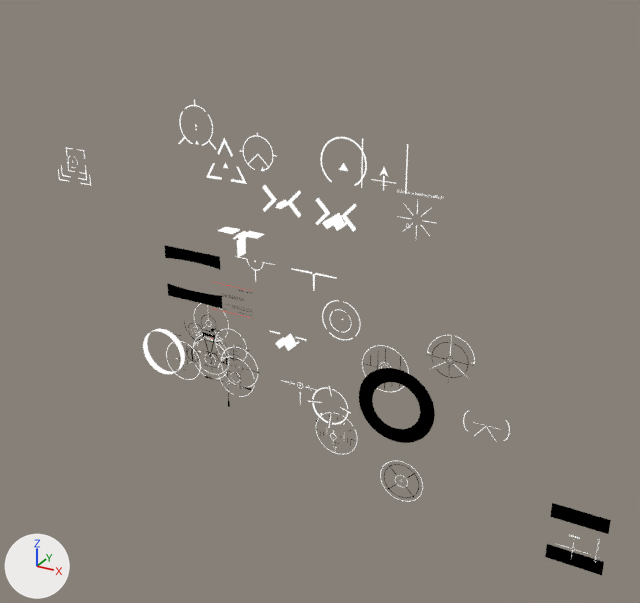
Two versions of the Blender file [workfiles]/_reticle.blend, one commit apart.
Before and after are seen from a 50 mm camera at (59.1, -100.0, 55.4) aimed at (5.7, -2.9, 6.8). Arrows for +X, +Y and +Z are at lower left; the lights stay in place. Text is drawn in Blender's own font.

The older version as bpy lines, for what is in view:
```python
ob_border = bpy.data.objects.new('Border', me_circle)
ob_border.location = (17.3, 0.0, -6.4)
ob_elcan = bpy.data.objects.new('elcan', me_circle_012)
ob_elcan.location = (24.5, 0.0, 2.2)
ob_fal = bpy.data.objects.new('fal', me_circle_007)
ob_fal.location = (-13.9, 0.0, -7.3)
ob_fal.rotation_euler = (1.571, 0.0, 0.0)  # degrees (90, 0, 0)
ob_holo = bpy.data.objects.new('holo', me_circle_001)
ob_holo.location = (-14.0, -1.2, 28.6)
ob_plane_004 = bpy.data.objects.new('Plane.004', me_plane_007)
ob_plane_004.location = (-15.8, 0.0, 6.1)
ob_ragnok = bpy.data.objects.new('ragnok', me_circle_004)
ob_ragnok.location = (-38.3, 0.0, 20.3)
ob_reddit = bpy.data.objects.new('reddit', me_circle_006)
ob_reddit.location = (8.0, 0.0, 3.7)
ob_schmidt = bpy.data.objects.new('Schmidt', me_plane_001)
ob_schmidt.location = (-9.3, 0.0, -9.1)
ob_thermal = bpy.data.objects.new('thermal', me_plane)
ob_thermal.location = (43.2, 0.0, -20.3)
```
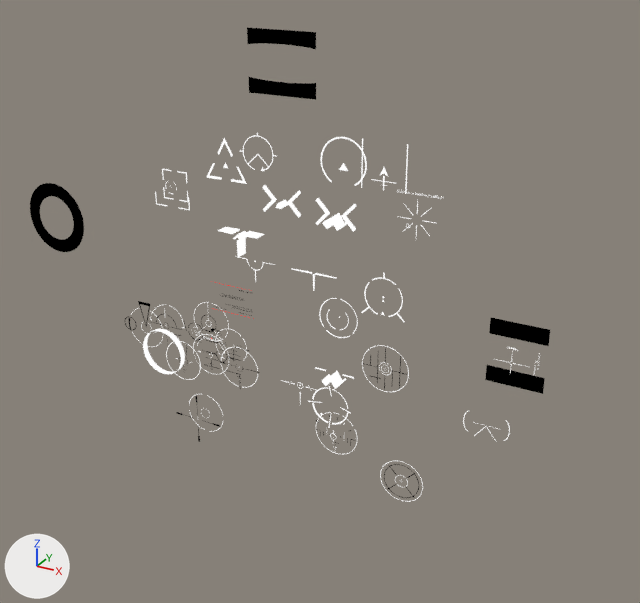
Location of each change, [x1, y1, x2, y2] in pixels of the pictures (640 x 603 px):
'Border', moved
    before: [359, 368, 435, 443]
    after: [30, 183, 84, 252]
'thermal', moved
    before: [545, 503, 611, 575]
    after: [485, 318, 550, 394]
'Plane.004', moved
    before: [164, 245, 222, 308]
    after: [247, 28, 316, 100]
'uwu.001', moved
    before: [270, 330, 306, 351]
    after: [315, 367, 354, 389]
'holo', moved
    before: [178, 99, 216, 150]
    after: [361, 272, 405, 322]
'fal', moved
    before: [187, 332, 228, 379]
    after: [125, 301, 163, 347]
'ragnok', moved
    before: [58, 147, 91, 186]
    after: [155, 169, 190, 210]
'reddit', moved
    before: [322, 300, 361, 340]
    after: [319, 298, 358, 338]
'Schmidt', moved
    before: [205, 357, 254, 407]
    after: [177, 394, 223, 442]
'elcan', moved
    before: [427, 335, 475, 383]
    after: [149, 305, 184, 342]

What the commit changed:
Object 'Border' (ob_border) moves from (17.3, 0.0, -6.4) to (-42.1, 0.0, 11.0).
Object 'holo' (ob_holo) moves from (-14.0, -1.2, 28.6) to (14.3, 0.0, 8.5).
Object 'reddit' (ob_reddit) moves from (8.0, 0.0, 3.7) to (7.6, 0.0, 4.0).
Object 'ragnok' (ob_ragnok) moves from (-38.3, 0.0, 20.3) to (-19.6, 0.0, 19.0).
Object 'fal' (ob_fal) moves from (-13.9, 0.0, -7.3) to (-26.0, 0.0, -4.7).
Object 'Schmidt' (ob_schmidt) moves from (-9.3, 0.0, -9.1) to (-15.3, 0.0, -17.2).
Object 'elcan' (ob_elcan) moves from (24.5, 0.0, 2.2) to (-21.9, 0.0, -3.4).
Object 'thermal' (ob_thermal) moves from (43.2, 0.0, -20.3) to (32.8, 0.0, 4.3).
Object 'Plane.004' (ob_plane_004) moves from (-15.8, 0.0, 6.1) to (0.0, 0.0, 38.0).
Object 'uwu.001' (ob_uwu_001) moves from (0.0, 0.0, 0.0) to (8.4, -1.6, -3.1).
